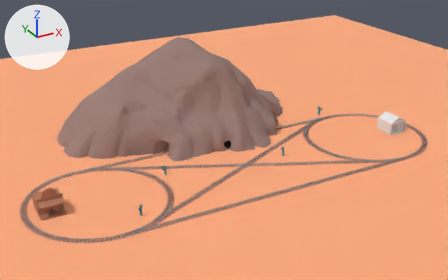
Renders of the FBX model blender/map.fbx from each side of a commit.
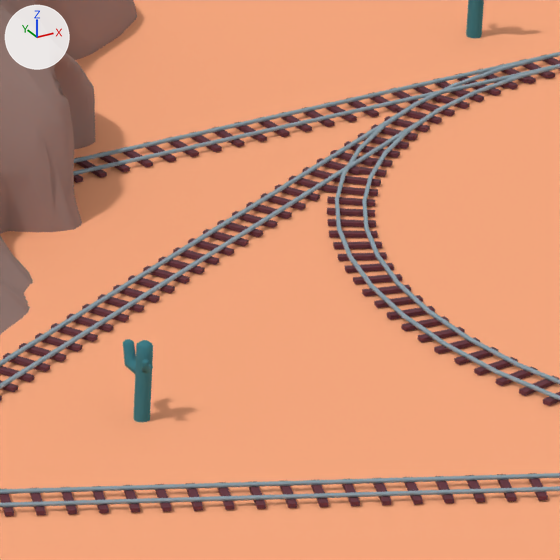
Each version appears first whole from a 50 mm lens placed at (-30.31, -50.38, 28.66), pointed at (-0.46, 3.89, 1.52), and next in a close-up on the part from 60% to 73% of the width and 39% to 61% of the height. The axes (+X, +Y, +Z) are drawn at upper left. The lights are the same throughout. Where no turn or scale is listed for an object, it has been applied to the vertices.

In view in the first close-up: 'Cactus', 'CircleTrackRight', 'CrossTrack1', 'CrossTrack2', 'Floor', 'Mountain', 'StraightTrackTop'.
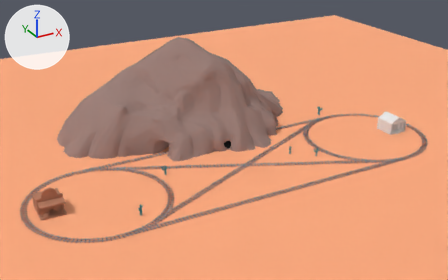
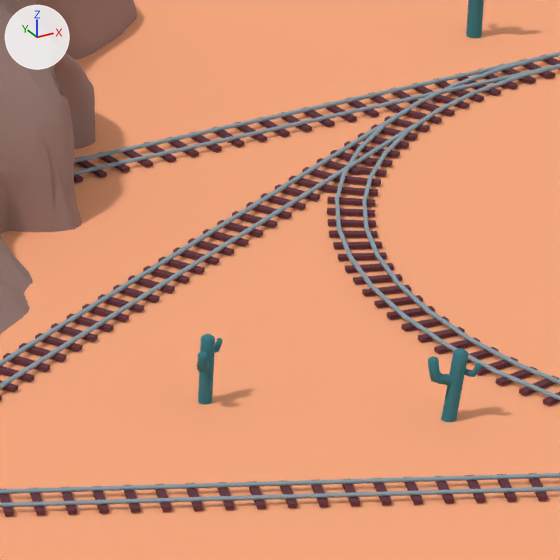
Where the change shows, as pixel boxes [x1, y1, x2, y2] in the close-ups (560 x 560 px):
'Cactus', moved, turned, rescaled
    before: [123, 339, 153, 422]
    after: [196, 334, 223, 405]
'Cactus.004', added (cyan)
    after: [428, 348, 482, 422]

The change, as a list of edits to the scene's bpy script:
```text
Add me_cylinder_004:
    me_cylinder_004.from_pydata(...)  # 168 vertices, 147 faces; spans x -0.285..0.271, y -0.21..0.164, z -0.07..0.952
    me_cylinder_004.materials.append(mat_cactus)  # cyan #357985
Change ob_cactus:
    ob_cactus.location: (4.82, 0.14, 0.0) -> (5.75, 0.22, 0.0)
    ob_cactus.rotation_euler: (0.0, 0.0, 0.0) -> (0.0, 0.0, 2.334)  # degrees (0, 0, 0) -> degrees (0, 0, 134)
    ob_cactus.scale: (1.45, 1.45, 1.45) -> (1.26, 1.26, 1.26)
Add ob_cactus_004:
    ob_cactus_004 = bpy.data.objects.new('Cactus.004', me_cylinder_004)
    ob_cactus_004.location = (7.96, -1.57, -0.08)
```
